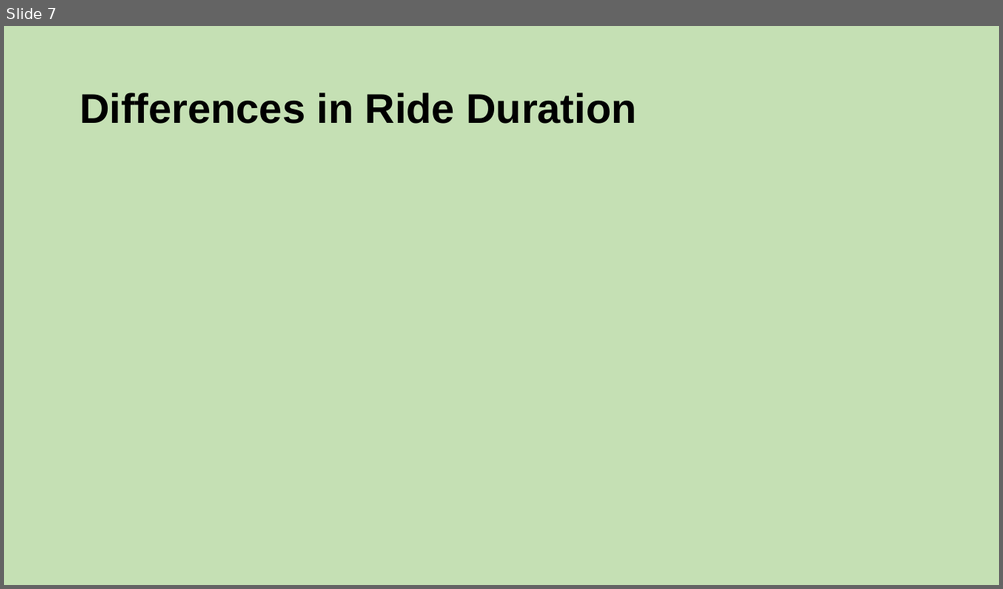
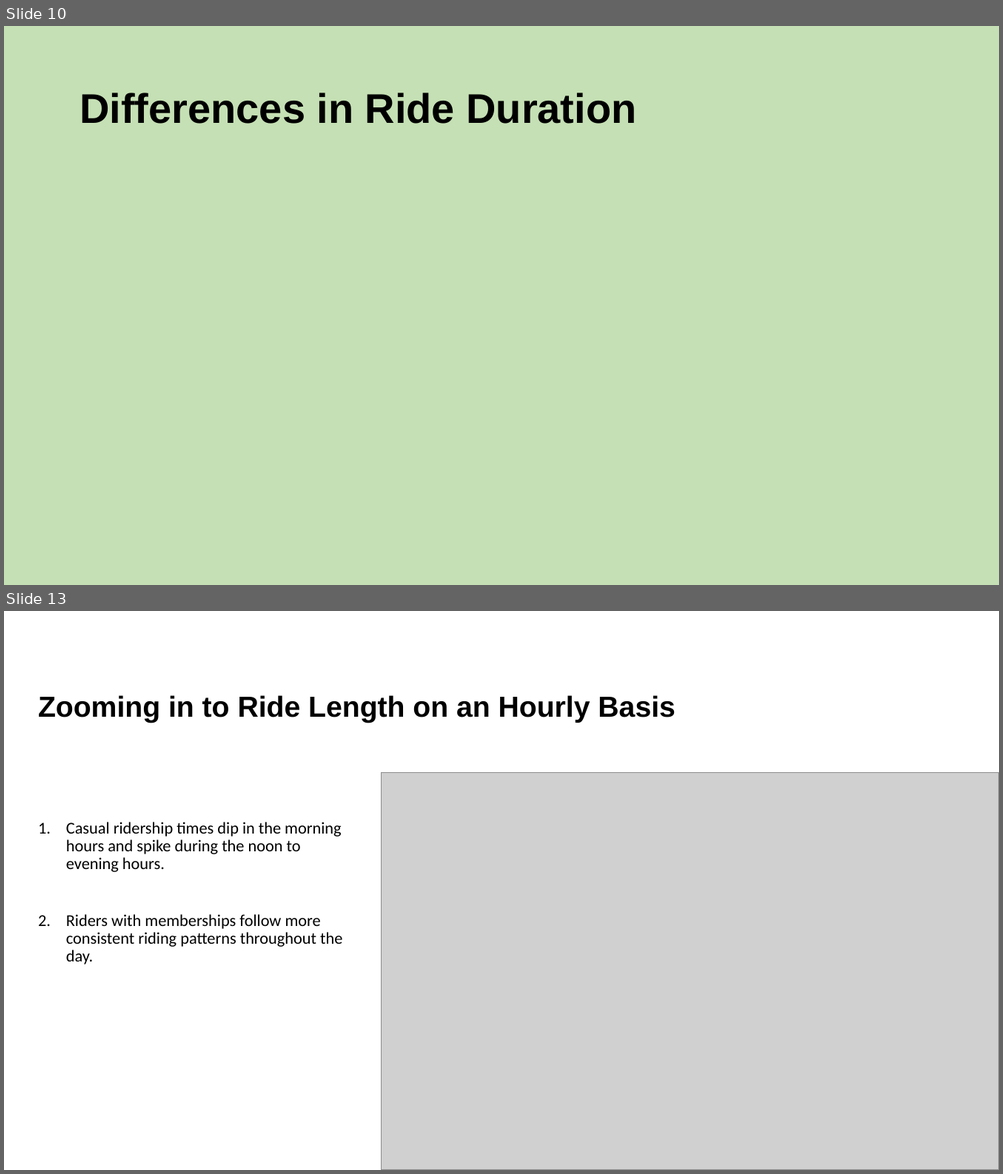
Before and after one commit to jason-heller/Rideshare-Case-Study, a slide deck: analysis_presentation.pptx. Shown one above the other, each under a label of ours: slide 7 before the commit, slides 10 and 13 after it; the slides between them are not shown. The pictures are 1003x589 and 1003x1174 pixels, drawn with LibreOffice and Linux fonts; fonts in the diff are those of the drawing; grey boxes stand for pictures. Boxes give left, top, right and bottom in pixels: in the first picture for what was removed or moved away, otherwise in the second. Text is boxed around its words. In the diff, an @@ line names an element or a change of style, - is before the commit and + after.

```diff
--- a/analysis_presentation.pptx
+++ b/analysis_presentation.pptx
@@ slide 13 added at <box>4,611,999,1170</box>, background #FFFFFF @@
@@ title added at <box>38,695,675,723</box>, 28 pt, text #000000, bold @@
+Zooming in to Ride Length on an Hourly Basis
@@ picture added at <box>381,773,999,1170</box> @@
@@ text added at <box>66,822,342,965</box>, 16 pt, text #000000 @@
+1. Casual ridership times dip in the morning hours and spike during the noon to evening hours.
+2. Riders with memberships follow more consistent riding patterns throughout the day.
@@ what was slide 7 is now slide 10 @@
```
Also in this commit, not shown: 3 slides changed, 5 other slides added.
